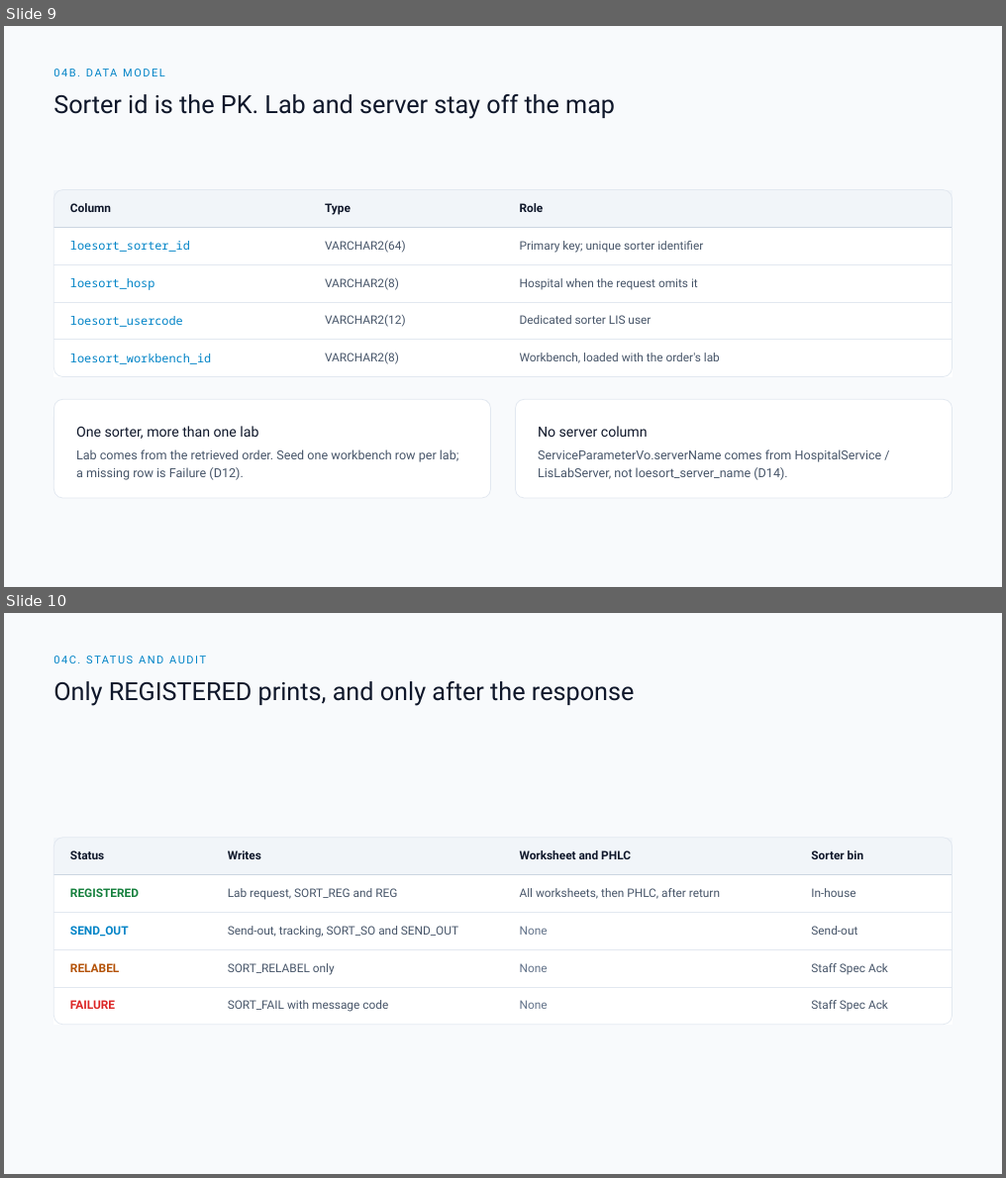
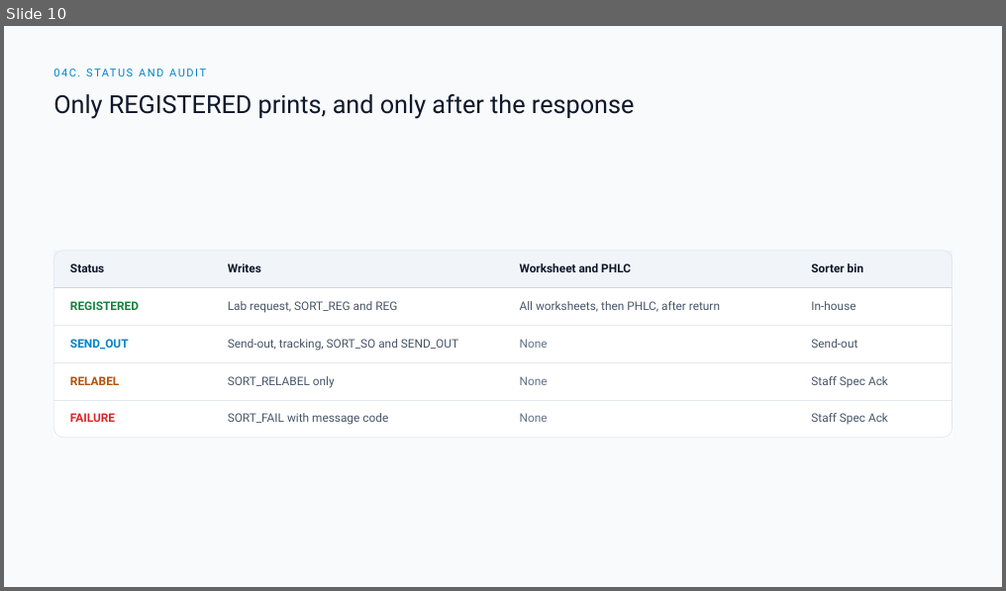
Before and after one commit to DragonChong/HA-Notes, a slide deck: SDLC/Projects/TMP-specimen-sorter-api — Specimen Sorter API/assets/Specimen Sorter API v3.pptx. Shown one above the other, each under a label of ours: slides 9 and 10 before the commit, slide 10 after it. The pictures are 1006x1178 and 1006x591 pixels, drawn with LibreOffice and Linux fonts; fonts in the diff are those of the drawing. Boxes give left, top, right and bottom in pixels: in the first picture for what was removed or moved away, otherwise in the second. Text is boxed around its words. In the diff, an @@ line names an element or a change of style, - is before the commit and + after.

```diff
--- a/SDLC/Projects/TMP-specimen-sorter-api — Specimen Sorter API/assets/Specimen Sorter API v3.pptx
+++ b/SDLC/Projects/TMP-specimen-sorter-api — Specimen Sorter API/assets/Specimen Sorter API v3.pptx
@@ slide 9 removed at bbox=[4, 26, 1002, 587], background #F8FAFC @@
@@ text removed at bbox=[54, 64, 952, 82] @@
-04B. DATA MODEL
@@ text removed at bbox=[54, 94, 615, 119] @@
-Sorter id is the PK. Lab and server stay off the map
@@ table removed at bbox=[54, 190, 952, 369], 5 rows, 3 columns @@
-Column | Type | Role
-loesort_sorter_id | VARCHAR2(64) | Primary key; unique sorter identifier
-loesort_hosp | VARCHAR2(8) | Hospital when the request omits it
-loesort_usercode | VARCHAR2(12) | Dedicated sorter LIS user
-loesort_workbench_id | VARCHAR2(8) | Workbench, loaded with the order's lab
@@ rounded rectangle removed at bbox=[54, 190, 952, 377] @@
@@ rounded rectangle removed at bbox=[54, 399, 491, 498] @@
@@ rounded rectangle removed at bbox=[515, 399, 951, 498] @@
@@ text removed at bbox=[76, 426, 258, 439] @@
-One sorter, more than one lab
@@ text removed at bbox=[538, 426, 648, 437] @@
-No server column
@@ text removed at bbox=[76, 450, 459, 480] @@
-Lab comes from the retrieved order. Seed one workbench row per lab; a missing row is Failure (D12).
@@ text removed at bbox=[538, 450, 882, 480] @@
-ServiceParameterVo.serverName comes from HospitalService / LisLabServer, not loesort_server_name (D14).
```
Also in this commit, not shown: 4 slides changed, 1 slide added, 5 other files.
